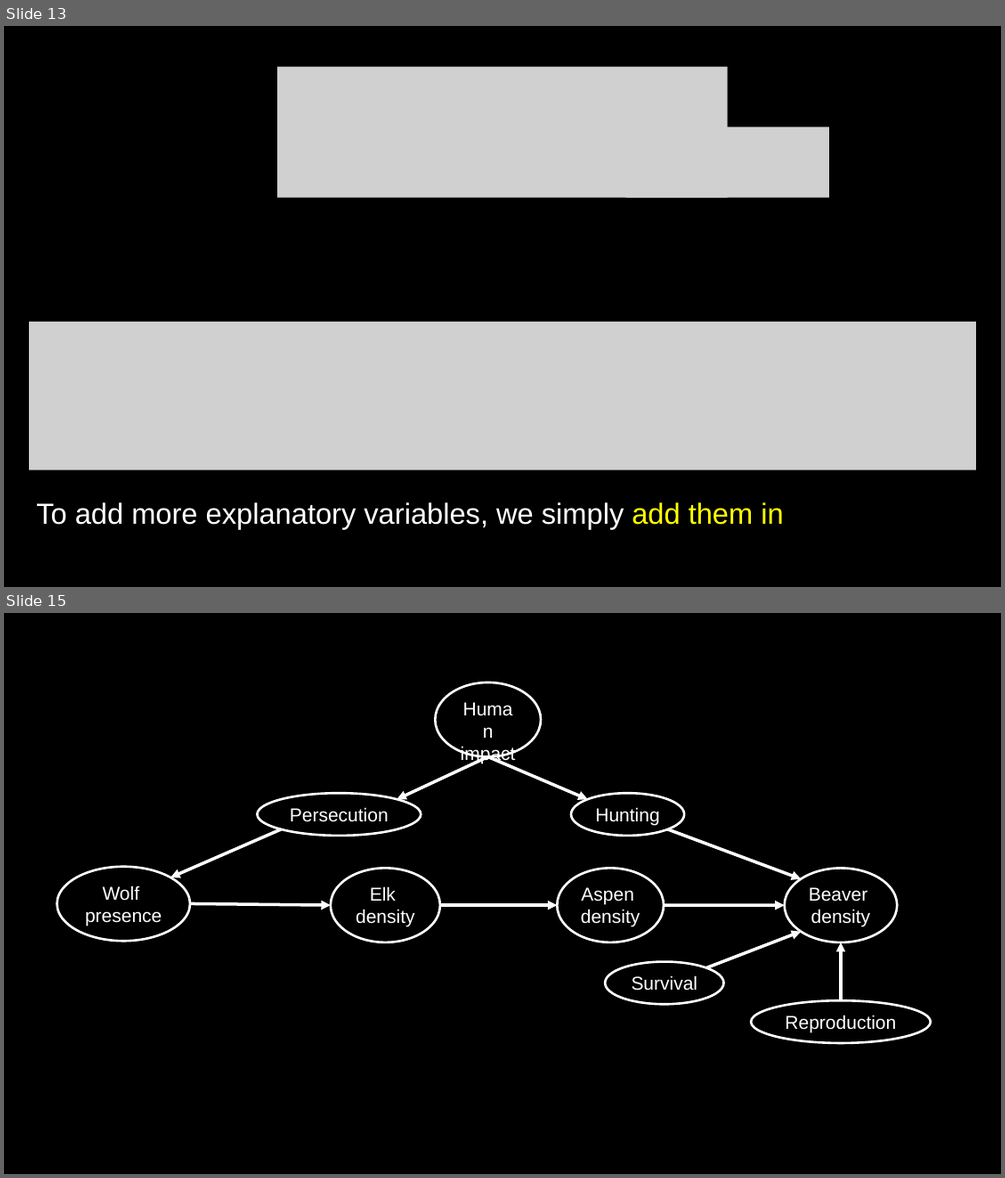
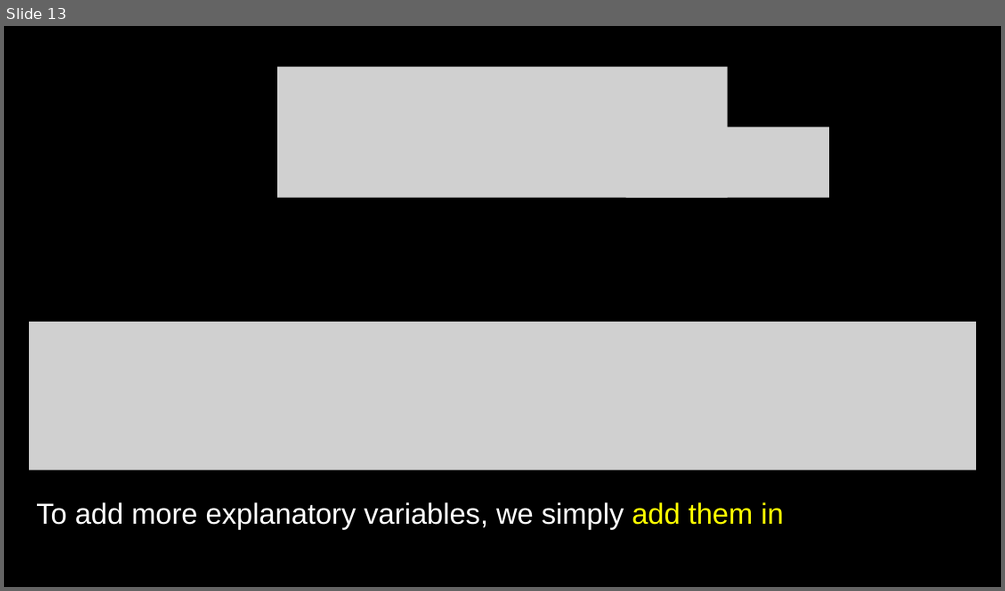
Before and after one commit to DeonRoos/stats-for-biologists, a slide deck: Lecture 9 - Multivariate LM/Slides/Lecutre 7.1 Multiple LM theory.pptx. Shown one above the other, each under a label of ours: slides 13 and 15 before the commit, slide 13 after it; the slides between them are not shown. The pictures are 1005x1178 and 1005x591 pixels, drawn with LibreOffice and Linux fonts; fonts in the diff are those of the drawing; grey boxes stand for pictures. Boxes give left, top, right and bottom in pixels: in the first picture for what was removed or moved away, otherwise in the second. Text is boxed around its words. In the diff, an @@ line names an element or a change of style, - is before the commit and + after.

```diff
--- a/Lecture 9 - Multivariate LM/Slides/Lecutre 7.1 Multiple LM theory.pptx
+++ b/Lecture 9 - Multivariate LM/Slides/Lecutre 7.1 Multiple LM theory.pptx
@@ slide 15 removed at <box>4,613,1001,1174</box>, background #000000 @@
@@ ellipse removed at <box>436,682,541,756</box> @@
-Human
-impact
@@ arrow removed from (488, 756) to (396, 799) @@
@@ arrow removed from (488, 756) to (588, 799) @@
@@ ellipse removed at <box>258,793,421,835</box> @@
-Persecution
@@ ellipse removed at <box>571,793,684,835</box> @@
-Hunting
@@ arrow removed from (282, 829) to (170, 877) @@
@@ arrow removed from (668, 829) to (801, 879) @@
@@ ellipse removed at <box>57,867,190,941</box> @@
-Wolf
-presence
@@ ellipse removed at <box>331,868,441,942</box> @@
-Elk
-density
@@ ellipse removed at <box>558,868,664,942</box> @@
-Aspen
-density
@@ ellipse removed at <box>785,868,898,942</box> @@
-Beaver
-density
@@ arrow removed from (190, 904) to (331, 906) @@
@@ arrow removed from (440, 906) to (558, 906) @@
@@ arrow removed from (663, 906) to (785, 906) @@
@@ arrow removed from (706, 967) to (801, 932) @@
@@ arrow removed from (841, 1000) to (841, 942) @@
@@ ellipse removed at <box>606,962,724,1004</box> @@
-Survival
@@ ellipse removed at <box>751,1000,930,1043</box> @@
-Reproduction
```
Also in this commit, not shown: 7 slides changed, 11 slides added, 1 other slide removed, 9 other files.
